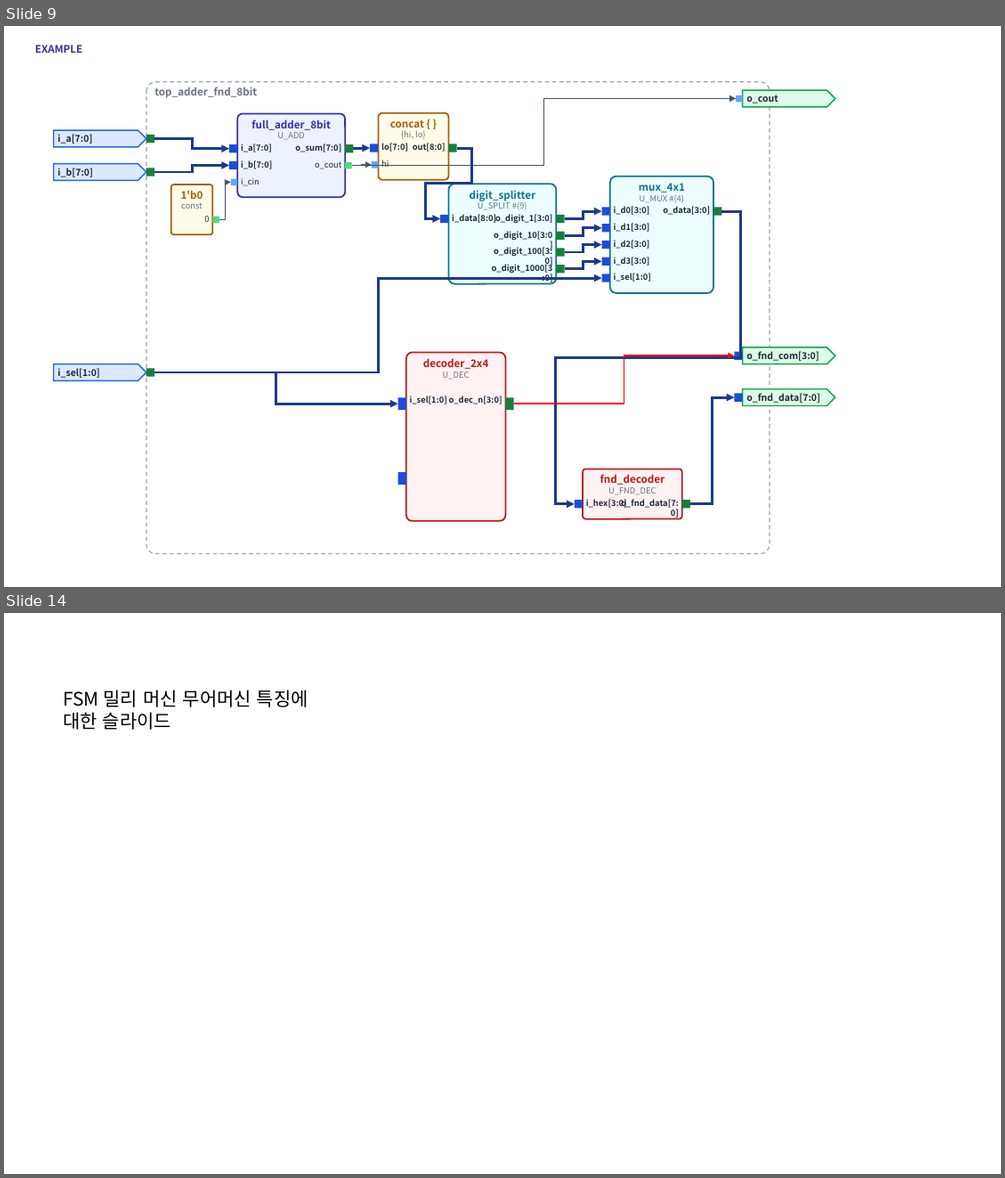
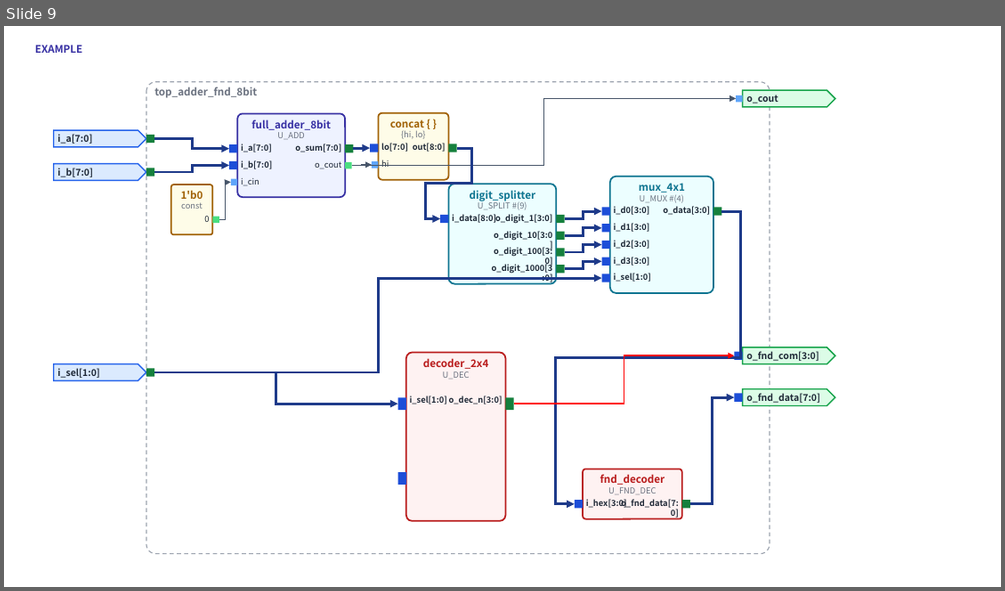
Before and after one commit to kimsacademy1234-max/System_Verilog, a slide deck: vfile/inform_module/module_library.pptx. Shown one above the other, each under a label of ours: slides 9 and 14 before the commit, slide 9 after it; the slides between them are not shown. The pictures are 1005x1178 and 1005x591 pixels, drawn with LibreOffice and Linux fonts; fonts in the diff are those of the drawing. Boxes give left, top, right and bottom in pixels: in the first picture for what was removed or moved away, otherwise in the second. Text is boxed around its words. In the diff, an @@ line names an element or a change of style, - is before the commit and + after.

```diff
--- a/vfile/inform_module/module_library.pptx
+++ b/vfile/inform_module/module_library.pptx
@@ slide 14 removed at <box>4,613,1001,1174</box>, background #FFFFFF @@
@@ text removed at <box>63,690,308,730</box> @@
-FSM 밀리 머신 무어머신 특징에
-대한 슬라이드
```
Also in this commit, not shown: 1 slide changed, 14 other slides removed, 10 other files.
